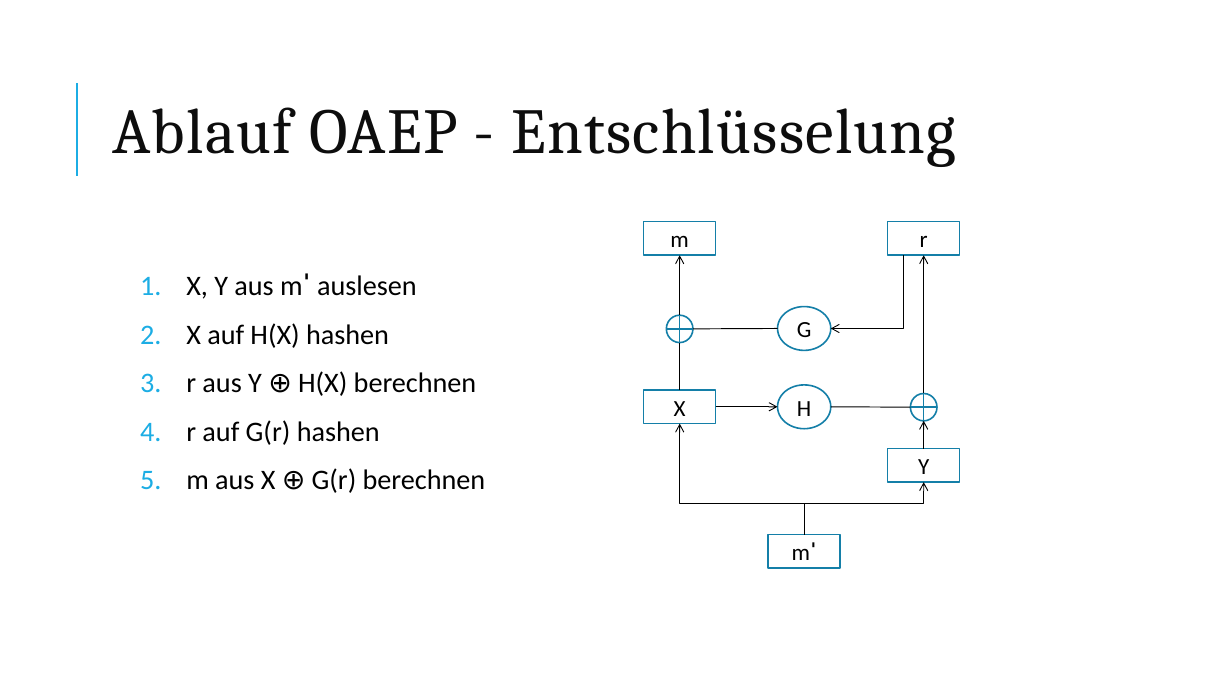
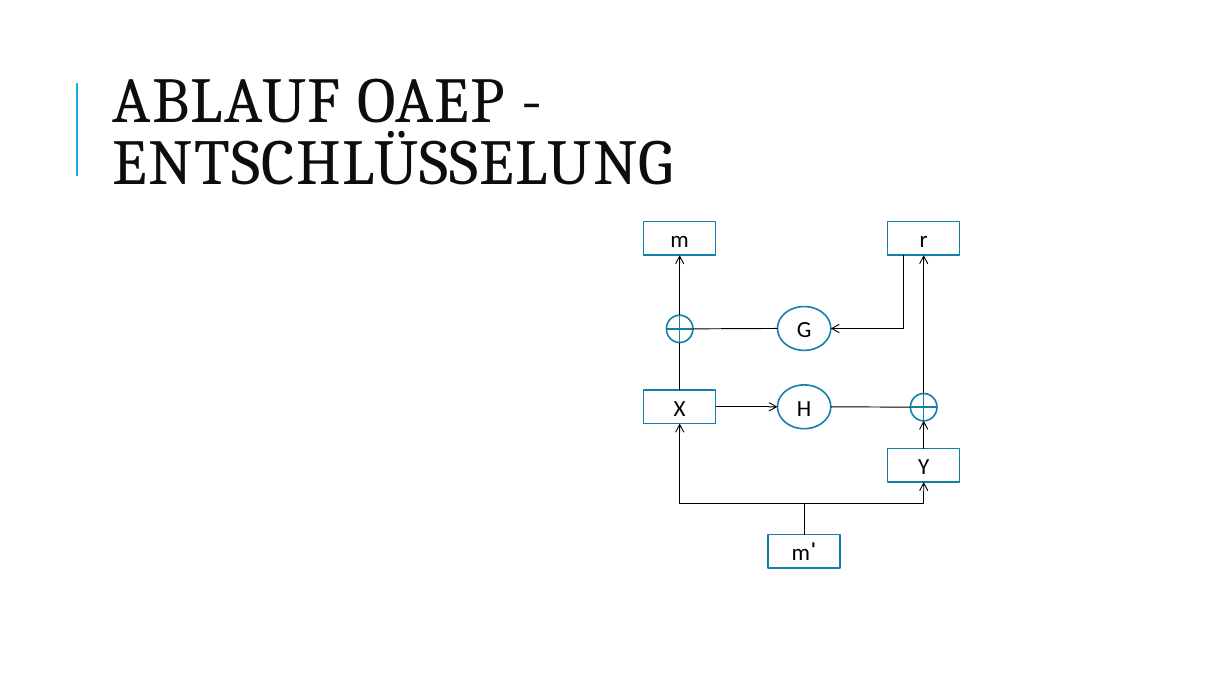
Before and after one commit to kohlerta/Krypto, a slide deck: slide 20 of hannah_raimund_tanja.pptx (slide 22 before the commit). Drawn at 1232x693 pixels with LibreOffice and Linux fonts; fonts in the diff are those of the drawing; grey boxes stand for pictures. Boxes give left, top, right and bottom in pixels: in the first picture for what was removed or moved away, otherwise in the second. Text is boxed around its words. In the diff, an @@ line names an element or a change of style, - is before the commit and + after.

```diff
--- a/hannah_raimund_tanja.pptx
+++ b/hannah_raimund_tanja.pptx
@@ title at [113, 78, 674, 185]: text changed @@
-Ablauf OAEP - Entschlüsselung
+ABLAUF OAEP - ENTSCHLÜSSELUNG
@@ text removed at [186, 273, 486, 493] @@
-1. X, Y aus mˈ auslesen
-2. X auf H(X) hashen
-3. r aus Y ⊕ H(X) berechnen
-4. r auf G(r) hashen
-5. m aus X ⊕ G(r) berechnen
```
Also in this commit, not shown: 16 other slides changed, 16 slides added, 10 slides removed, 7 other files.
